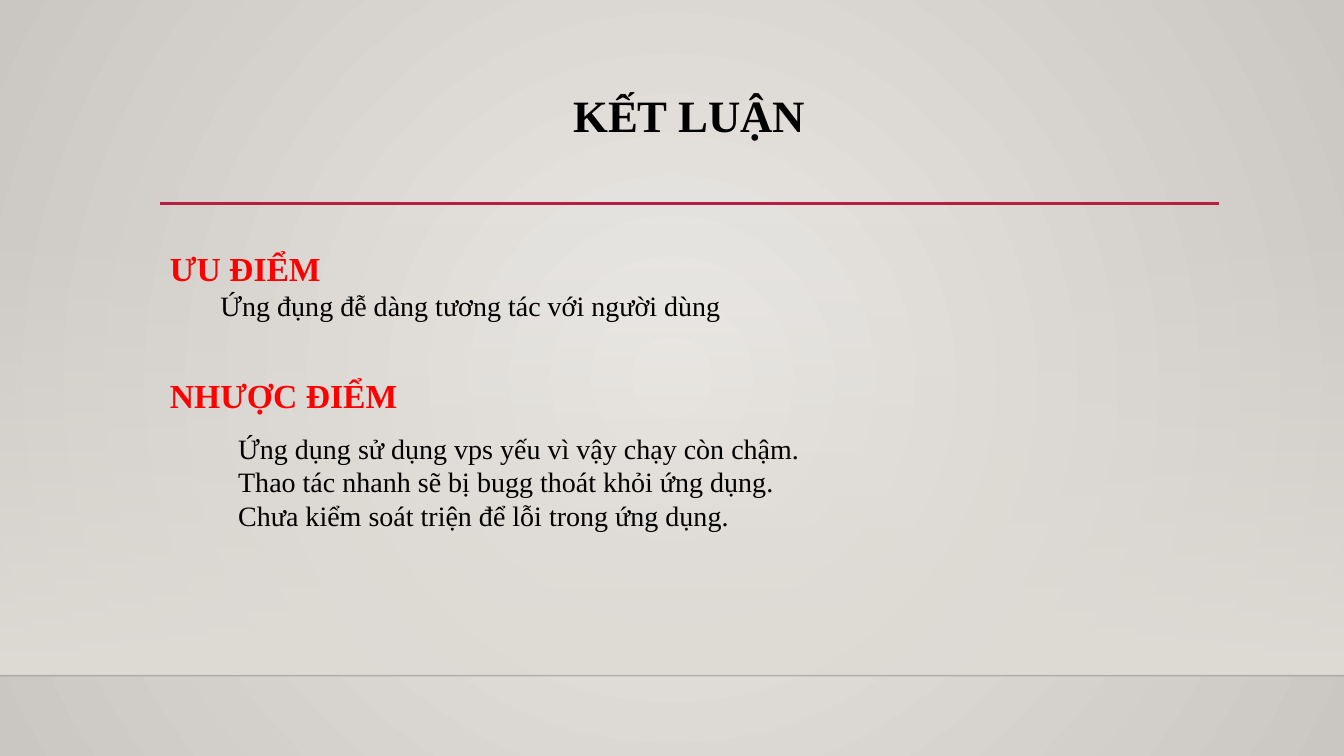
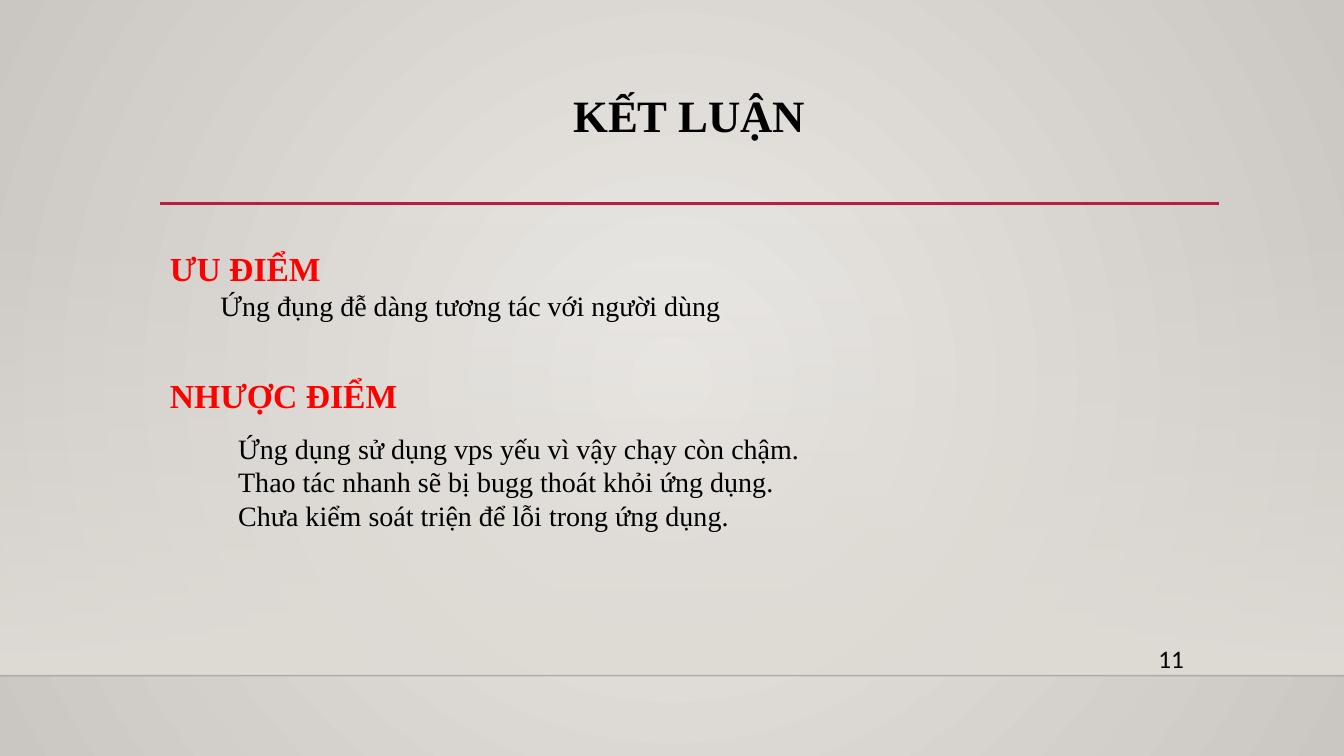
Before and after one commit to thecuong/timquanan, a slide deck: slide 12 of SlideThuyetTrinh.pptx (slide 11 before the commit). Drawn at 1344x756 pixels with LibreOffice and Linux fonts; fonts in the diff are those of the drawing; background and template pictures are left out. Boxes give left, top, right and bottom in pixels: in the first picture for what was removed or moved away, otherwise in the second. Text is boxed around its words. In the diff, an @@ line names an element or a change of style, - is before the commit and + after.

```diff
--- a/SlideThuyetTrinh.pptx
+++ b/SlideThuyetTrinh.pptx
@@ text added at [1158, 651, 1184, 668], 18 pt, text #000000 @@
+11
```
Also in this commit, not shown: 11 other slides changed, 1 slide added, 14 other files.
